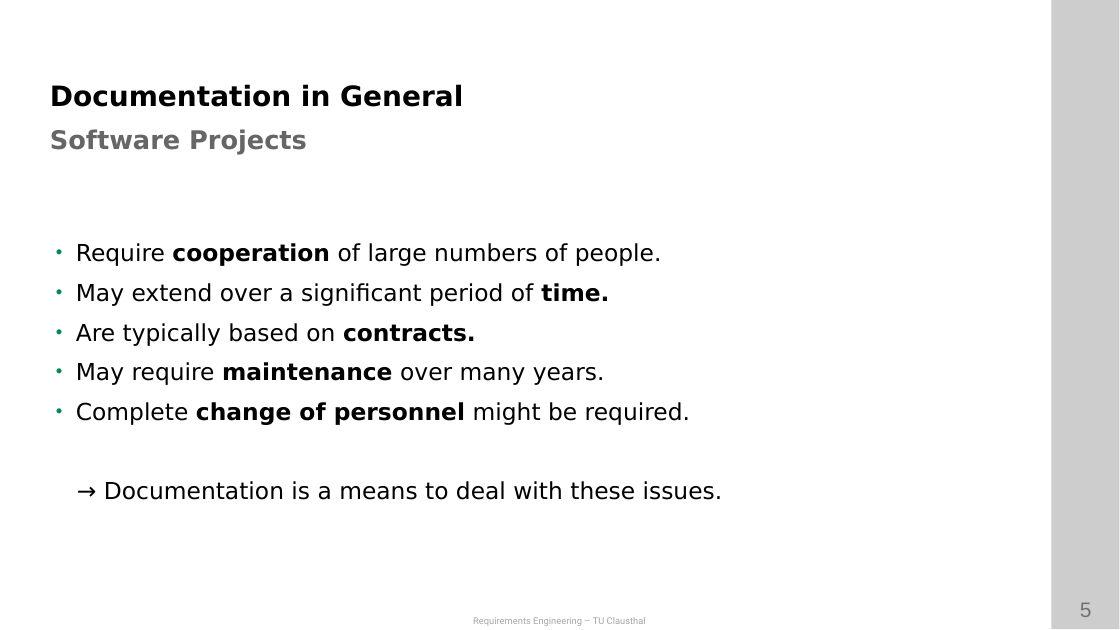
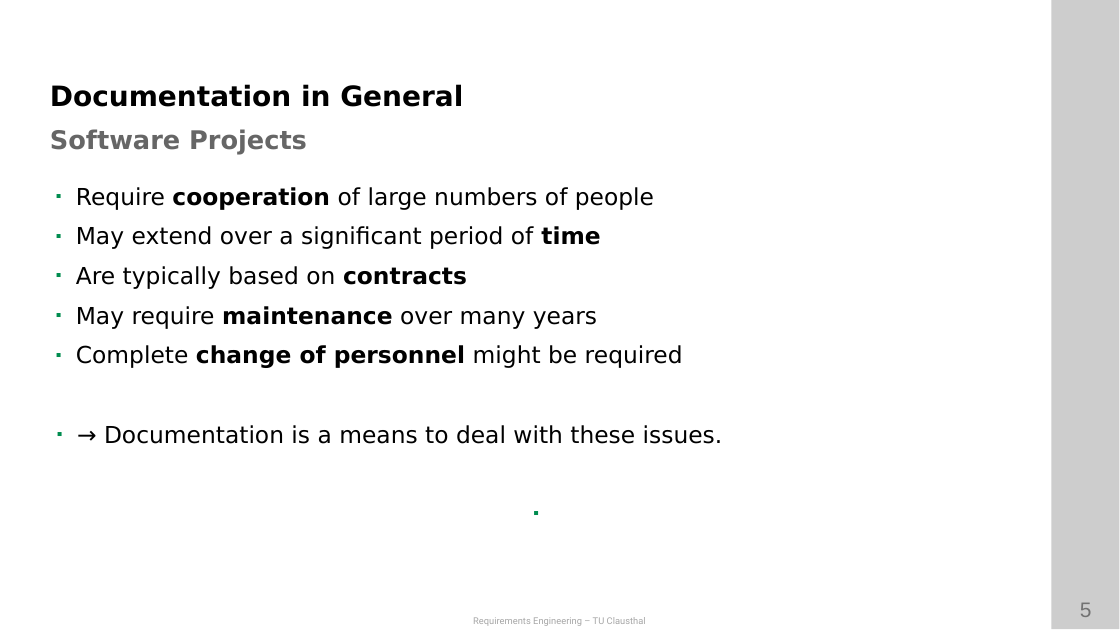
Before and after one commit to ETCE-LAB/teaching-material, a slide deck: slide 5 of Requirements-Engineering/RE-L06-Documentation--Introduction.pptx. Drawn at 1120x630 pixels with LibreOffice and Linux fonts; fonts in the diff are those of the drawing; background and template pictures are left out. Boxes give left, top, right and bottom in pixels: in the first picture for what was removed or moved away, otherwise in the second. Text is boxed around its words. In the diff, an @@ line names an element or a change of style, - is before the commit and + after.

```diff
--- a/Requirements-Engineering/RE-L06-Documentation--Introduction.pptx
+++ b/Requirements-Engineering/RE-L06-Documentation--Introduction.pptx
@@ text at (x1=76, y1=187, x2=723, y2=444): text changed @@
-• Require cooperation of large numbers of people.
-• May extend over a significant period of time.
-• Are typically based on contracts.
-• May require maintenance over many years.
-• Complete change of personnel might be required.
-→ Documentation is a means to deal with these issues.s leads to short term gains, but incurs long term costs
+◾ Require cooperation of large numbers of people
+◾ May extend over a significant period of time
+◾ Are typically based on contracts
+◾ May require maintenance over many years
+◾ Complete change of personnel might be required
+◾ → Documentation is a means to deal with these issues.
```
Also in this commit, not shown: 58 other slides changed, 1 other file.
